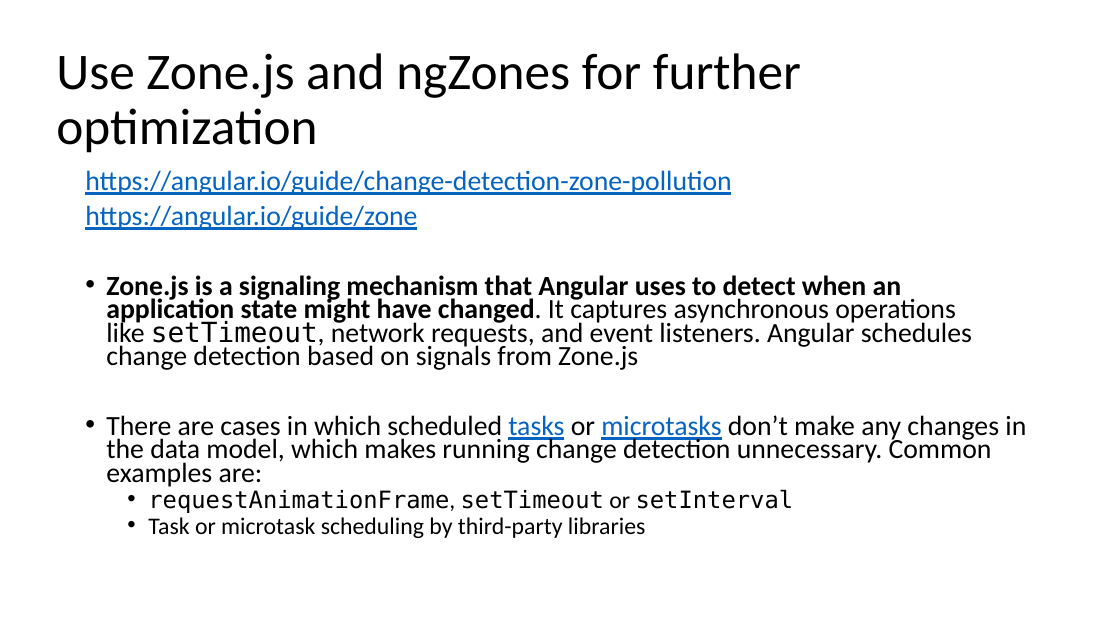
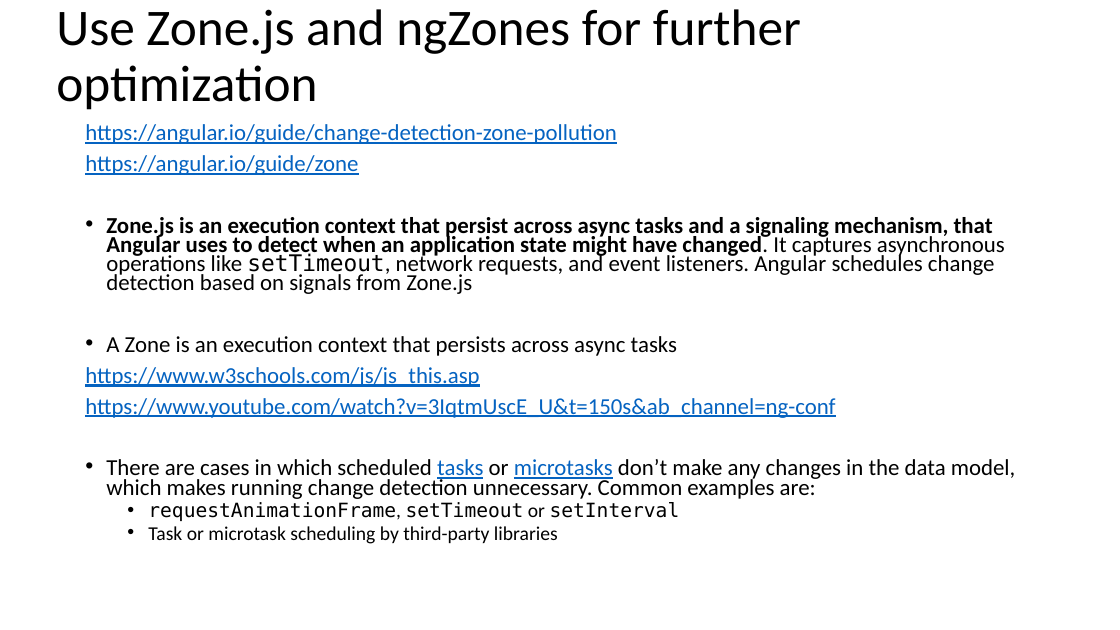
Before and after one commit to marius-oprea/onPush, a slide deck: slide 5 of presentation/Presentation.pptx. Drawn at 1120x630 pixels with LibreOffice and Linux fonts; fonts in the diff are those of the drawing. Boxes give left, top, right and bottom in pixels: in the first picture for what was removed or moved away, otherwise in the second. Text is boxed around its words. In the diff, an @@ line names an element or a change of style, - is before the commit and + after.

Commit message:
update to presentation

```diff
--- a/presentation/Presentation.pptx
+++ b/presentation/Presentation.pptx
@@ title "Use Zone.js and ngZones for ...": place and size @@
-title "Use Zone.js and ngZones for ..." at [56,53,801,153]
+title "Use Zone.js and ngZones for ..." at [56,9,801,110]
@@ text "https://angular.io/guide/change-detection-zone-pollution": place and size @@
-text "https://angular.io/guide/change-detection-zone-pollution" at [85,170,1026,538]
+text "https://angular.io/guide/change-detection-zone-pollution" at [85,124,1015,544]
@@ text at [85,124,1015,544]: size 23.8 to 19.6 pt in "https://angular.io/guide/change-detection-zone-pollution", "https://angular.io/guide/zone", "There are cases in which scheduled tasks ..."; size 20.4 to 16.8 pt in "requestAnimationFrame, setTimeout or setInterval", "Task or microtask scheduling by third-party libraries" @@
@@ text at [85,217,1005,418]: text changed; size 23.8 to 19.6 pt @@
-• Zone.js is a signaling mechanism that Angular uses to detect when an application state might have changed. It captures asynchronous operations like setTimeout, network requests, and event listeners. Angular schedules change detection based on signals from Zone.js
+• Zone.js is an execution context that persist across async tasks and a signaling mechanism, that Angular uses to detect when an application state might have changed. It captures asynchronous operations like setTimeout, network requests, and event listeners. Angular schedules change detection based on signals from Zone.js
+• A Zone is an execution context that persists across async tasks
+https://www.w3schools.com/js/js_this.asp
+https://www.youtube.com/watch?v=3IqtmUscE_U&t=150s&ab_channel=ng-conf
```
Also in this commit, not shown: 2 other slides changed, 1 slide added, 3 other files.
